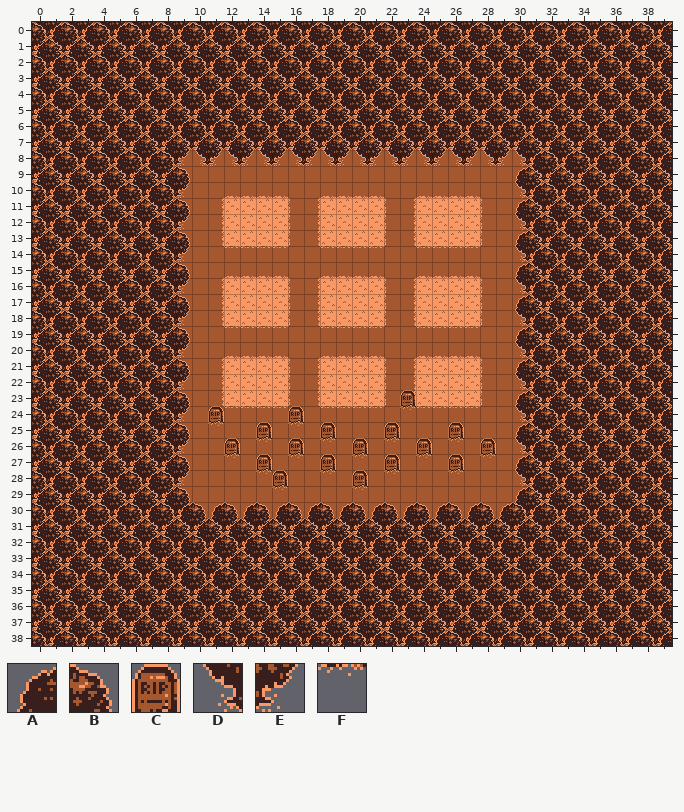
Level history. Tiled map: assets/maps/1.tmx. The first picture shows the starting point.
Cells are 16x16 px. Shown: x 0..39, y 0..38.
Key: from "environment": A 4, B 5, C 40, D 44, E 45, F 80.
_ is an empty cell.
Layers that did not change in this view are not listed.
Layer "top" before, first column x 8:
 5 EDEDEDEDEDEDEDEDEDEDEDEDEDE
 6 BABABABABABABABABABABABABAB
 7 EDEDEDEDEDEDEDEDEDEDEDEDEDE
 8 B______________________ABAB
 9 E______________________DEDE
10 B______________________ABAB
11 E______________________DEDE
12 B______________________ABAB
13 E______________________DEDE
14 B______________________ABAB
15 E______________________DEDE
16 B______________________ABAB
17 E______________________DEDE
18 B______________________ABAB
19 E______________________DEDE
20 B______________________ABAB
21 E______________________DEDE
22 B______________________ABAB
23 E______________C_______DEDE
24 B__C____C______F_______ABAB
25 E__F__C_F_C___C___C____DEDE
26 B___C_F_C_F_C_F_C_F_C__ABAB
27 E___F_C_F_C_F_C_F_C_F__DEDE
And afterwards:
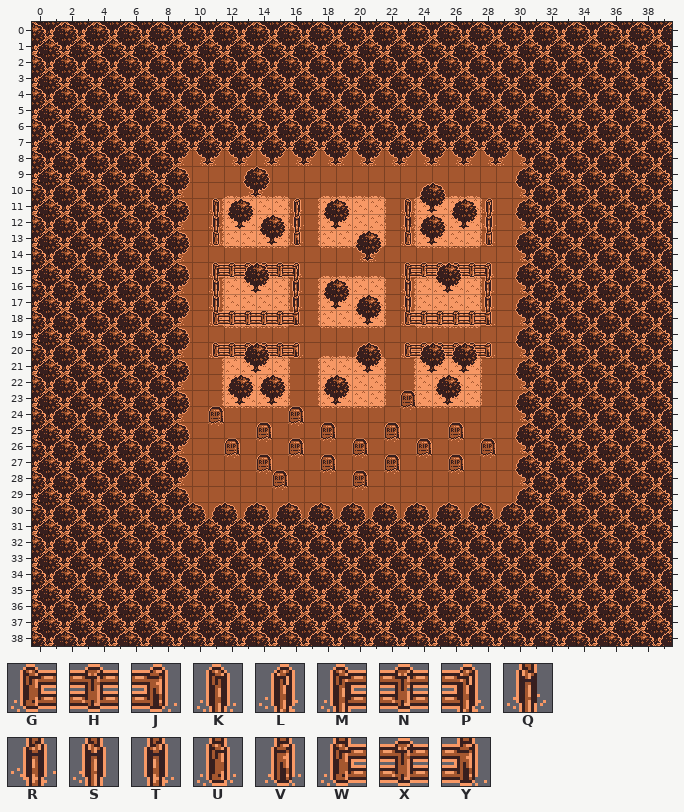
Further tiles: from "environment": G 120, H 121, J 122, K 123, L 124, M 160, N 161, P 162, Q 163, R 164, S 200, T 202, U 203, V 204, W 240, X 241, Y 242.
The edit:
Changed rows in their new state; . is an unchanged cell.
Layer "top":
first column x 11:
11 K....L......K....L
12 Q....R......Q....R
13 U....V......U....V
15 MNNNNP......MNNNNP
16 S....T......S....T
17 S....T......S....T
18 WXXXXY......WXNNXY
20 GHHHHJ......GHHHHJ
Layer "above":
first column x 12:
 9 .AB.............
10 .DE.........AB..
11 AB....AB....DEAB
12 DEAB..DE....ABDE
13 ..DE....AB..DE..
14 ........DE......
15 .AB..........AB.
16 .DE...AB.....DE.
17 ......DEAB......
18 ........DE......
20 .AB.....AB..ABAB
21 .DE.....DE..DEDE
22 ABAB..AB.....AB.
23 DEDE..DE.....DE.
